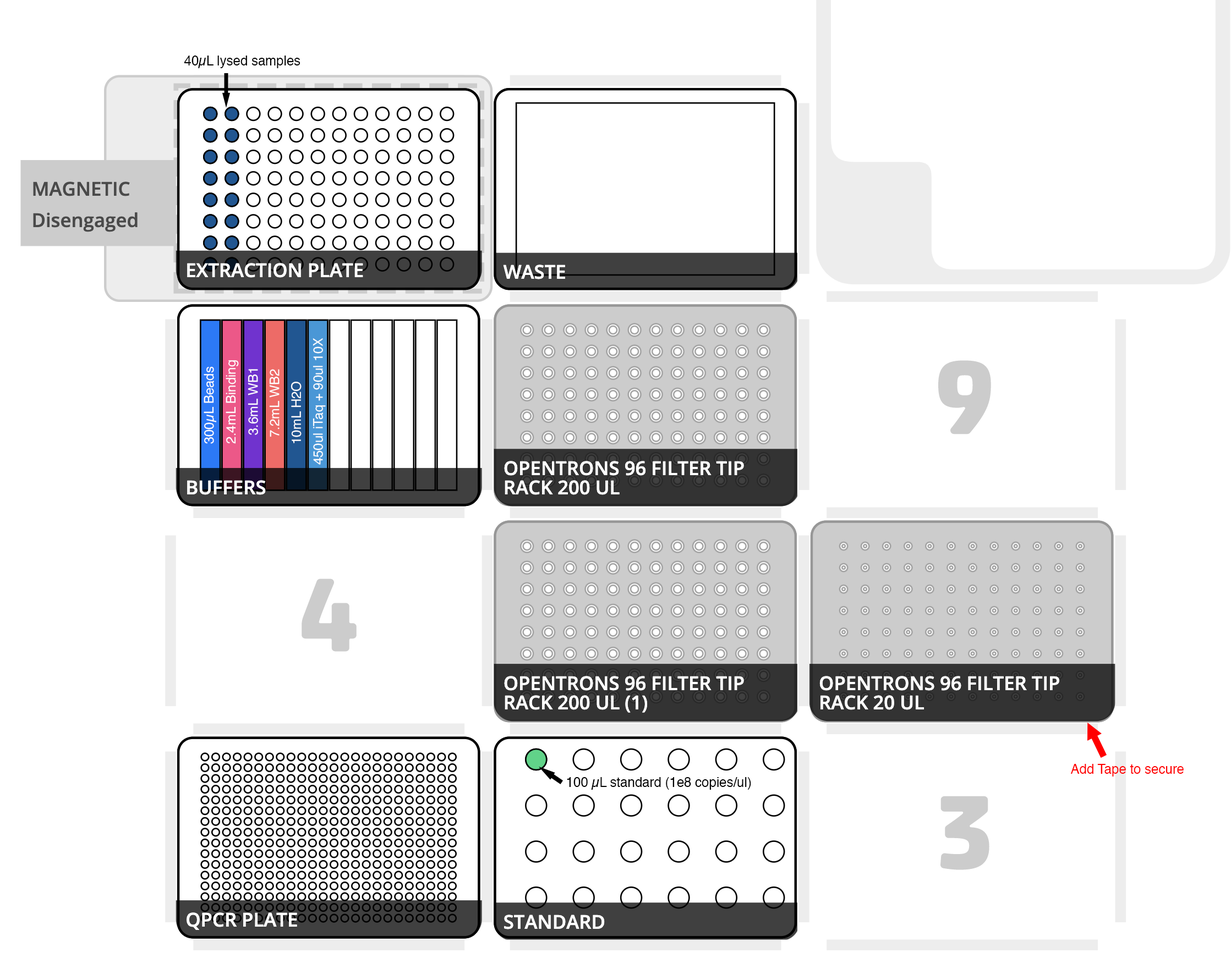
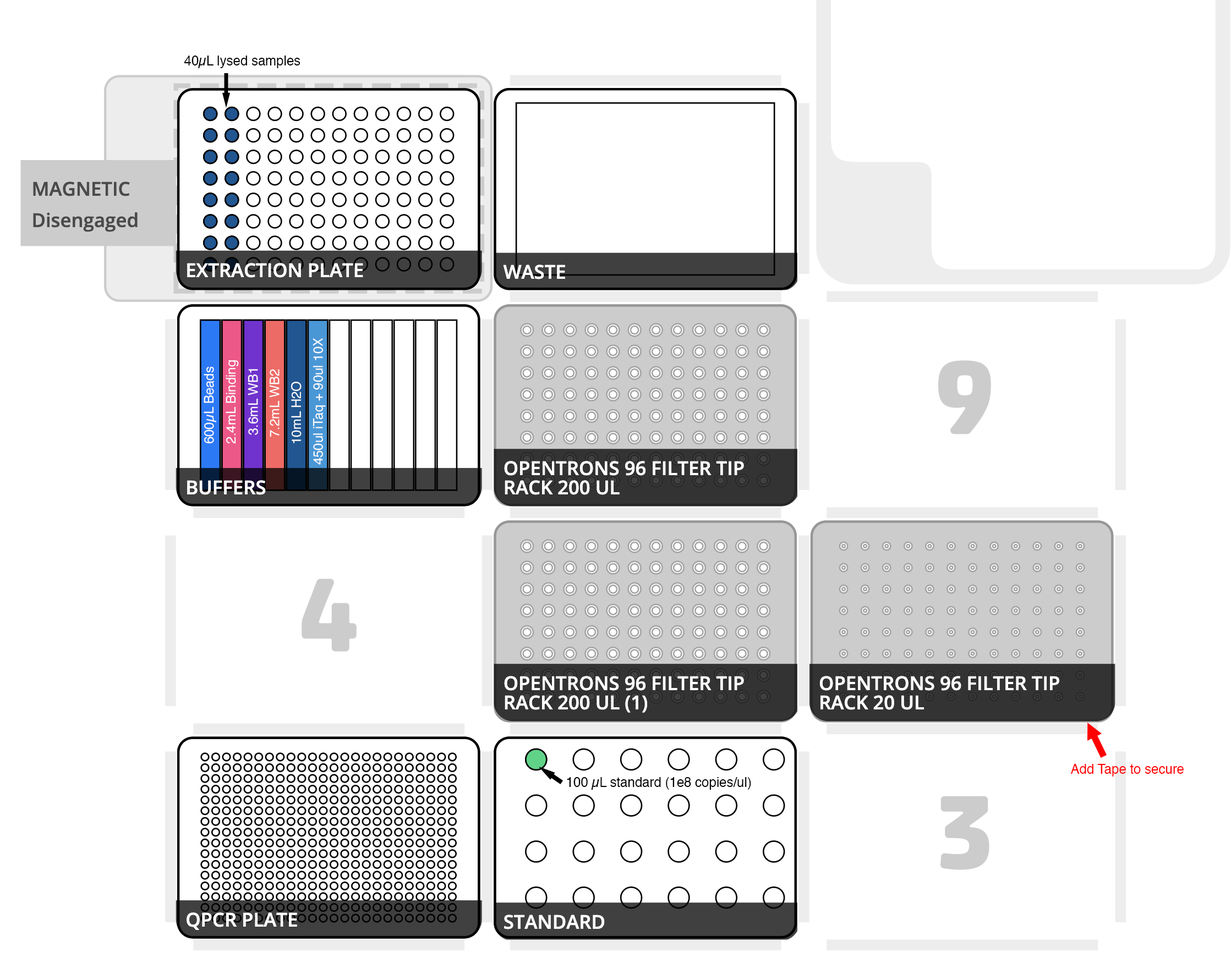
Layered file, before and after one edit (1231 × 958). Changes by layer:
renamed "300µL Beads" to "600µL Beads", painted on it over [left=204, top=436, right=215, bottom=444]
